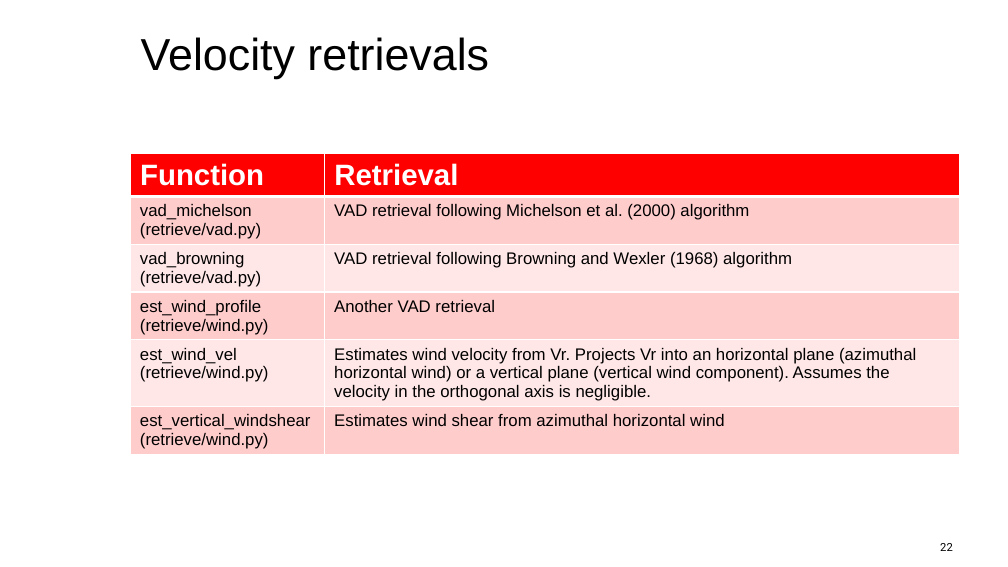
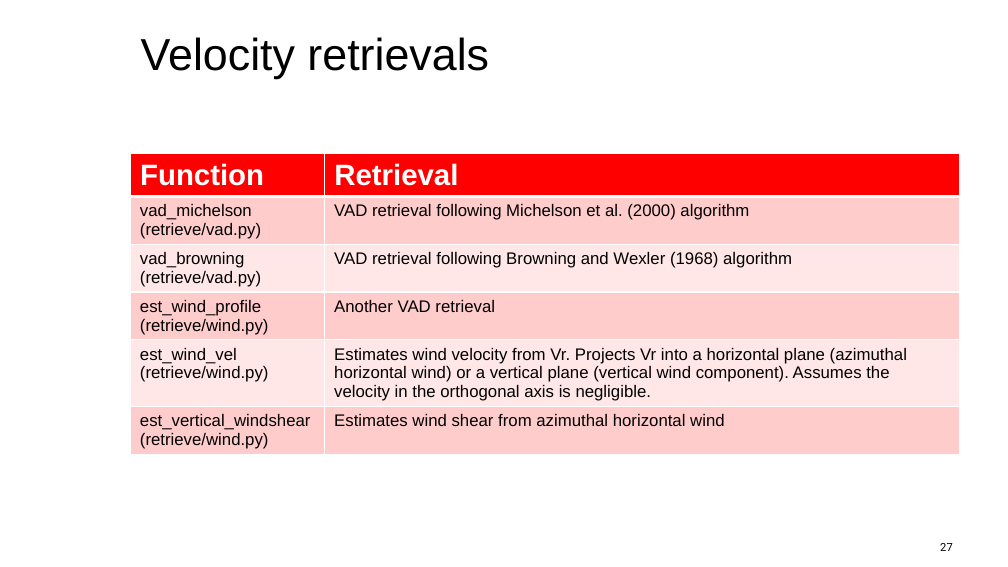
Before and after one commit to openradar/asean2024-pyrad-course, a slide deck: slide 27 of presentations/pptx/02_The_MeteoSwiss_Py-ART.pptx (slide 22 before the commit). Drawn at 1008x567 pixels with LibreOffice and Linux fonts; fonts in the diff are those of the drawing; background and template pictures are left out. Boxes give left, top, right and bottom in pixels: in the first picture for what was removed or moved away, otherwise in the second. Text is boxed around its words. In the diff, an @@ line names an element or a change of style, - is before the commit and + after.

```diff
--- a/presentations/pptx/02_The_MeteoSwiss_Py-ART.pptx
+++ b/presentations/pptx/02_The_MeteoSwiss_Py-ART.pptx
@@ table at <box>130,153,960,466</box> @@
-row 5, column 2: Estimates wind velocity from Vr. Projects Vr into an horizontal plane (azimuthal horizontal wind) or a vertical plane (vertical wind component). Assumes the velocity in the orthogonal axis is negligible.
+row 5, column 2: Estimates wind velocity from Vr. Projects Vr into a horizontal plane (azimuthal horizontal wind) or a vertical plane (vertical wind component). Assumes the velocity in the orthogonal axis is negligible.
@@ page number at <box>940,543,953,551</box>: text changed @@
-22
+27
```
Also in this commit, not shown: 2 other slides changed, 3 slides added.
